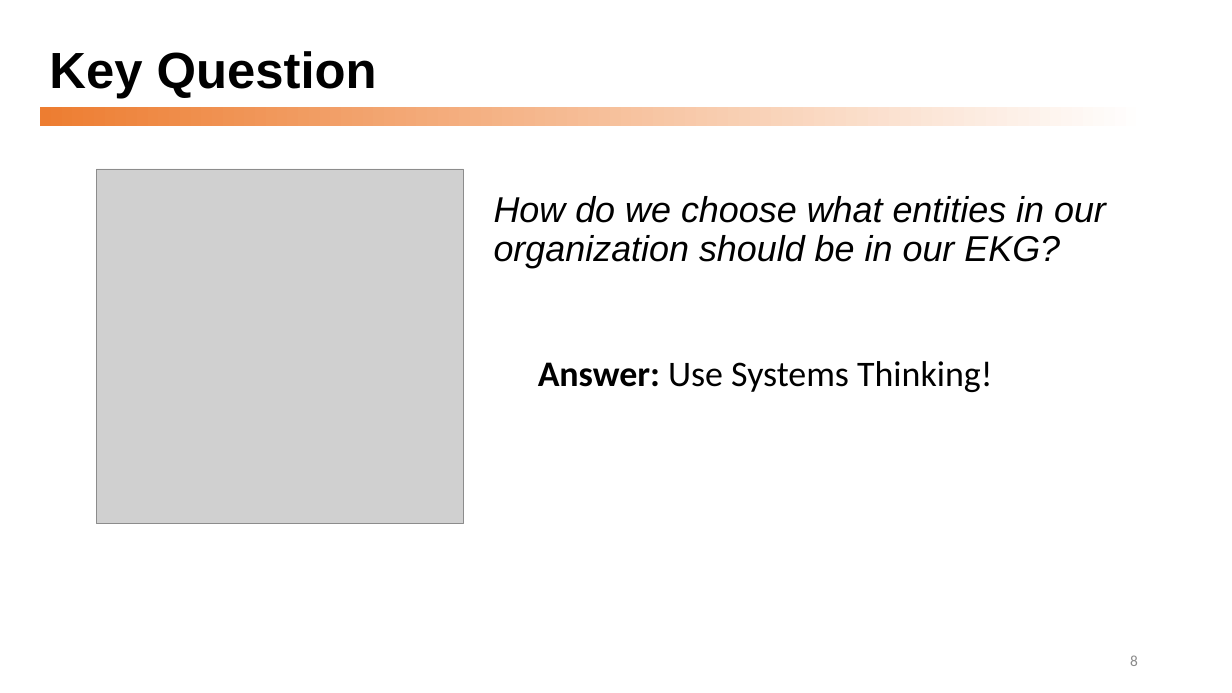
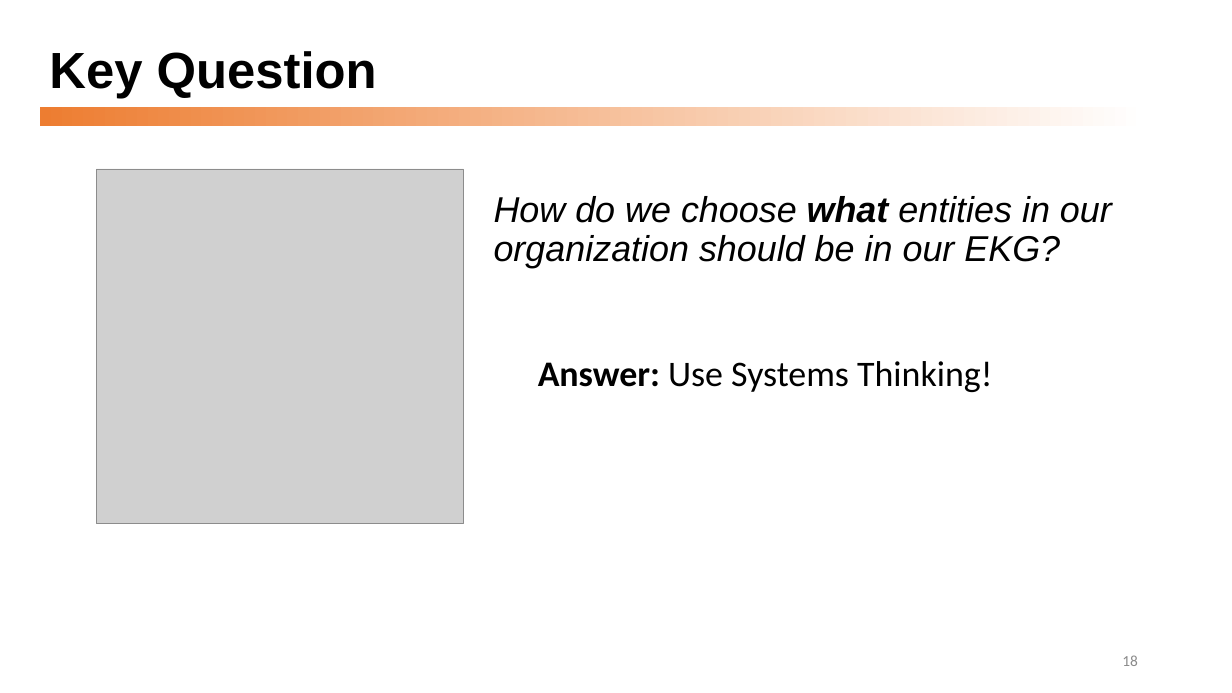
Before and after one commit to dmccreary/graph-systems-thinking, a slide deck: slide 18 of docs/presentations/Graph-Systems-Thinking-Half-Day-Workshop.pptx (slide 8 before the commit). Drawn at 1232x693 pixels with LibreOffice and Linux fonts; fonts in the diff are those of the drawing; grey boxes stand for pictures. Boxes give left, top, right and bottom in pixels: in the first picture for what was removed or moved away, otherwise in the second. Text is boxed around its words. In the diff, an @@ line names an element or a change of style, - is before the commit and + after.

```diff
--- a/docs/presentations/Graph-Systems-Thinking-Half-Day-Workshop.pptx
+++ b/docs/presentations/Graph-Systems-Thinking-Half-Day-Workshop.pptx
@@ text "How do we choose what ..." at (x1=494, y1=196, x2=1112, y2=268): bold on in "what" @@
@@ page number at (x1=1122, y1=655, x2=1138, y2=666): text changed @@
-8
+18
```
Also in this commit, not shown: 6 other slides changed, 16 slides added, 1 other file.
